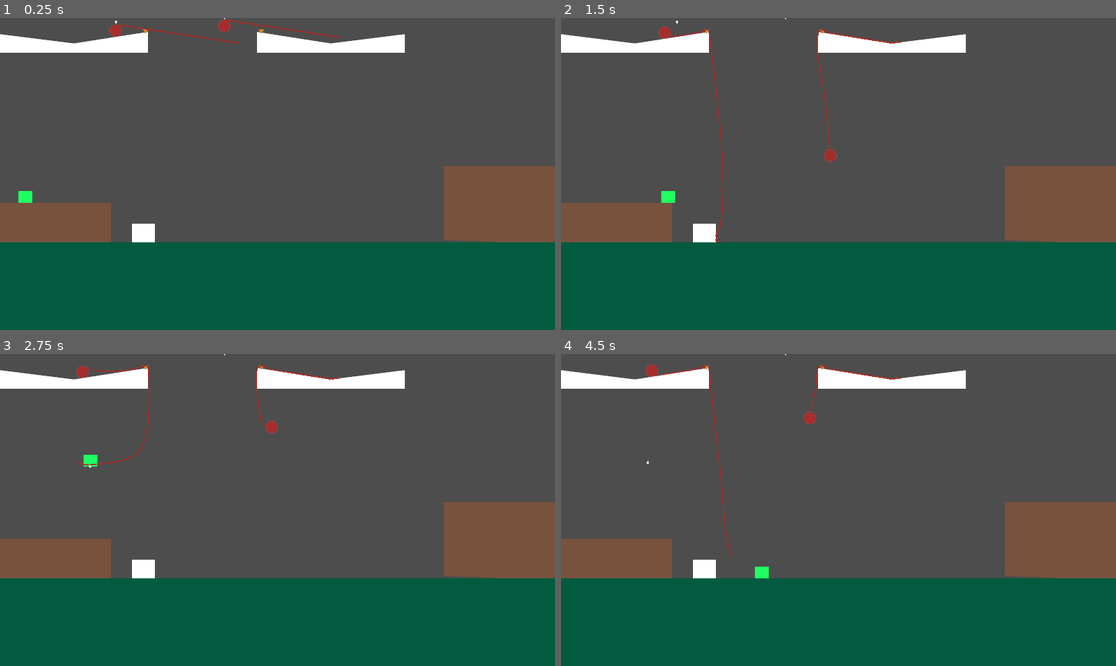
Above: before the commit, frames 1-4 (two rows, left to right).
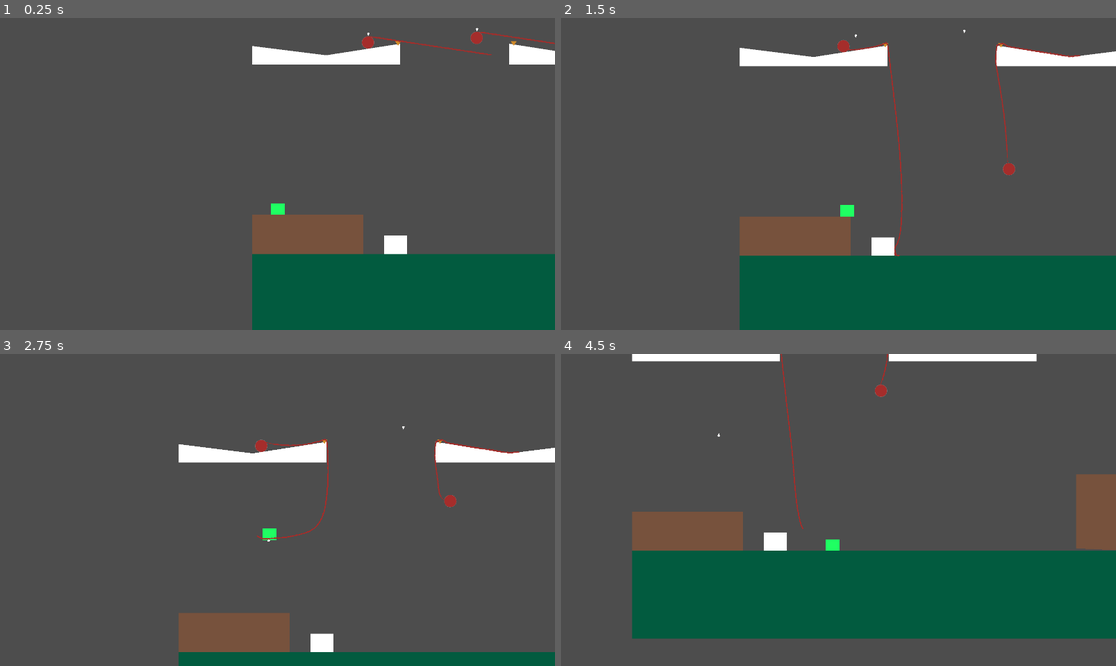
Above: after the commit, the same moments.

Repository: Musa-E/CS422---Group-Project
Game: Godot game, scene res://Levels/TestLevels/RopeSwingTest.tscn
The game is run twice, just before and just after one commit, with the same random seed, the same clock (stepped at 60 frames per second) and the same inputs.
Inputs (mouse positions are in pixels of both pictures, inside the frame that each line leads up to):
- Up to frame 1 (0.25 s): no input
- Up to frame 2 (1.5 s): tap Enter (ui_accept) at 0.5, 0.77 s; move the mouse to (960, 158) at 0.52 s; hold Right mouse button (grab) 0.53-1.28 s; hold Right (ui_right) from 0.53 s (still down); click (960, 158) at 0.67 s; move the mouse to (727, 189) at 1.27 s; click (727, 189) at 1.35 s
- Up to frame 3 (2.75 s): tap Enter (ui_accept) at 1.52 s; move the mouse to (333, 441) at 2.02 s; release Right (ui_right) at 2.03 s; hold Left (ui_left) from 2.03 s (still down); hold Right mouse button (grab) from 2.03 s (still down)
- Up to frame 4 (4.5 s): move the mouse to (810, 572) at 2.77 s; release Left (ui_left) at 2.78 s; release Right mouse button (grab) at 2.78 s; hold Right (ui_right) 2.78-4.28 s; click (810, 572) at 2.85 s; tap Enter (ui_accept) at 3.02, 3.77 s; move the mouse to (1005, 556) at 3.52 s; hold Right mouse button (grab) 3.53-4.28 s; move the mouse to (672, 463) at 4.27 s; hold Left (ui_left) from 4.28 s (still down); click (672, 463) at 4.35 s

The runs differ from the first frame. In frame 1, 29% of the frame differs, in the area x 0-100%, y 0-100%; in frame 2, 27%; in frame 3, 38%; in frame 4, 30%.

Commit message:
platform fixes + camera

Diff:
--- a/catandyarn/Levels/TestLevels/TestYarnScene.tscn
+++ b/catandyarn/Levels/TestLevels/TestYarnScene.tscn
@@ -1,8 +1,9 @@
-[gd_scene load_steps=6 format=3 uid="uid://dvnqws00oiiv"]
+[gd_scene load_steps=7 format=3 uid="uid://dvnqws00oiiv"]
 
 [ext_resource type="PackedScene" uid="uid://bax30g2jqvhsw" path="res://Yarn/Yarn.tscn" id="1_02mio"]
 [ext_resource type="PackedScene" uid="uid://ckmgps75bg6rs" path="res://PuzzleComponents/YarnPin/YarnPin.tscn" id="2_oh1pi"]
 [ext_resource type="PackedScene" uid="uid://tpbw4ldbls7l" path="res://Player/Cat.tscn" id="3_5db77"]
+[ext_resource type="PackedScene" uid="uid://bc8jl5t4l7koh" path="res://PuzzleComponents/Platforms/falling platform.tscn" id="4_u5aul"]
 
 [sub_resource type="RectangleShape2D" id="RectangleShape2D_md0fi"]
 size = Vector2(1152.25, 190)
@@ -77,4 +78,7 @@
 position = Vector2(604, 411)
 
 [node name="Cat" parent="LevelComponents" instance=ExtResource("3_5db77")]
-position = Vector2(128, 560)
+position = Vector2(132, 585)
+
+[node name="Node2D" parent="." instance=ExtResource("4_u5aul")]
+position = Vector2(380, 564)
--- a/catandyarn/Player/Cat.gd
+++ b/catandyarn/Player/Cat.gd
@@ -127,3 +127,8 @@
 	#print(attached_rope_segments)
 	if len(attached_rope_segments) < 1:
 		can_attach = false
+
+@onready var camera = $Camera2D  # Reference to the Camera2D node
+
+func _ready():
+	camera.make_current()  # This sets this Camera2D as the active camera
--- a/catandyarn/Player/Cat.tscn
+++ b/catandyarn/Player/Cat.tscn
@@ -50,5 +50,10 @@
 color = Color(0.792157, 0.211765, 0.101961, 1)
 polygon = PackedVector2Array(32, -32, 56, -32, 56, -8, 32, -8)
 
+[node name="Camera2D" type="Camera2D" parent="."]
+position = Vector2(-1, -141)
+position_smoothing_enabled = true
+rotation_smoothing_enabled = true
+
 [connection signal="body_entered" from="CheckRopeTouch" to="." method="_on_check_rope_touch_body_entered"]
 [connection signal="body_exited" from="CheckRopeTouch" to="." method="_on_check_rope_touch_body_exited"]
--- a/catandyarn/PuzzleComponents/Platforms/falling platform.tscn
+++ b/catandyarn/PuzzleComponents/Platforms/falling platform.tscn
@@ -1,6 +1,6 @@
 [gd_scene load_steps=4 format=3 uid="uid://bc8jl5t4l7koh"]
 
-[ext_resource type="Script" path="res://falling_platform.gd" id="1_jia6b"]
+[ext_resource type="Script" path="res://PuzzleComponents/Platforms/falling_platform.gd" id="1_bv0el"]
 
 [sub_resource type="RectangleShape2D" id="RectangleShape2D_q31wk"]
 size = Vector2(363, 61)
@@ -11,7 +11,7 @@
 position = Vector2(312, 127)
 
 [node name="StaticBody2D" type="StaticBody2D" parent="."]
-script = ExtResource("1_jia6b")
+script = ExtResource("1_bv0el")
 
 [node name="CollisionShape2D" type="CollisionShape2D" parent="StaticBody2D"]
 position = Vector2(0, 1)
@@ -24,6 +24,8 @@
 
 [node name="Area2D" type="Area2D" parent="StaticBody2D"]
 position = Vector2(2, 0)
+collision_layer = 0
+collision_mask = 16
 
 [node name="CollisionShape2D" type="CollisionShape2D" parent="StaticBody2D/Area2D"]
 position = Vector2(4, 0)
--- a/catandyarn/PuzzleComponents/Platforms/falling_platform.gd
+++ b/catandyarn/PuzzleComponents/Platforms/falling_platform.gd
@@ -7,7 +7,8 @@
 # Function that runs when the player lands on the platform
 func _on_Area2D_body_entered(body):
 	if body is CharacterBody2D:
-		break_timer.start()  # Start the timer to break the platform
+		break_timer.start()
+		print("debug") # Start the timer to break the platform
 
 # Function to handle the break timer timeout
 func _on_Timer_timeout():
--- a/catandyarn/PuzzleComponents/Platforms/moving_platform.tscn
+++ b/catandyarn/PuzzleComponents/Platforms/moving_platform.tscn
@@ -1,6 +1,6 @@
 [gd_scene load_steps=5 format=3 uid="uid://b3uew8y5q6t12"]
 
-[ext_resource type="Script" path="res://moving_platform.gd" id="1_koma3"]
+[ext_resource type="Script" path="res://PuzzleComponents/Platforms/moving_platform.gd" id="1_1cg62"]
 
 [sub_resource type="CanvasTexture" id="CanvasTexture_7dia0"]
 
@@ -15,7 +15,7 @@
 
 [node name="StaticBody2D" type="StaticBody2D" parent="."]
 position = Vector2(184, 128)
-script = ExtResource("1_koma3")
+script = ExtResource("1_1cg62")
 
 [node name="Sprite2D" type="Sprite2D" parent="StaticBody2D"]
 position = Vector2(0.499969, -9.53674e-07)
Not shown: 4 places in catandyarn/Levels/TestLevels/RopeSwingTest.tscn that only renumber resources
